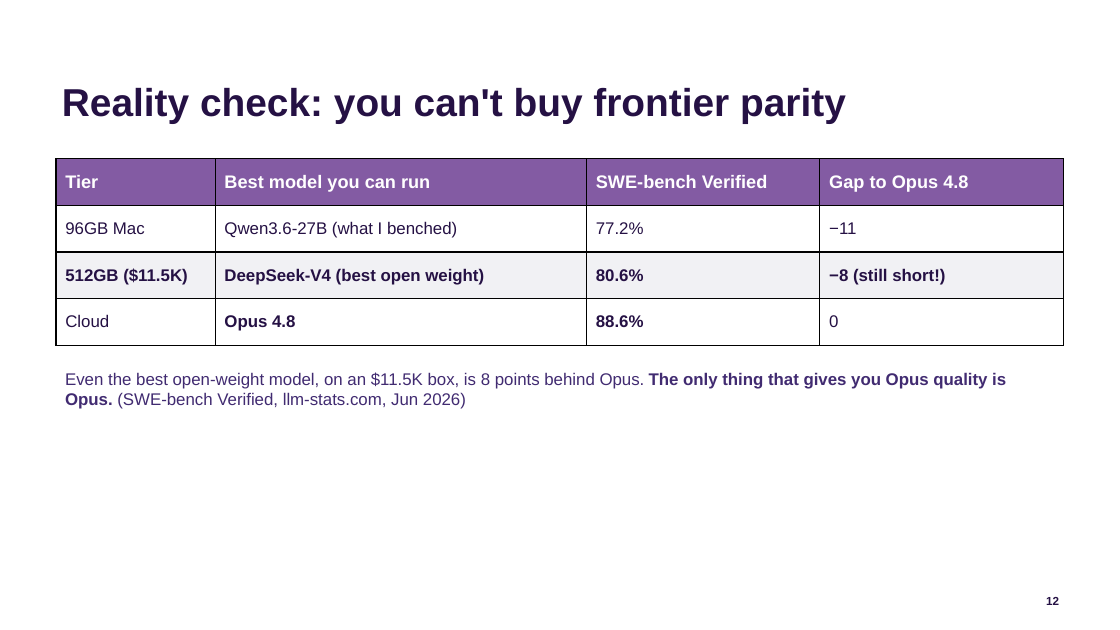
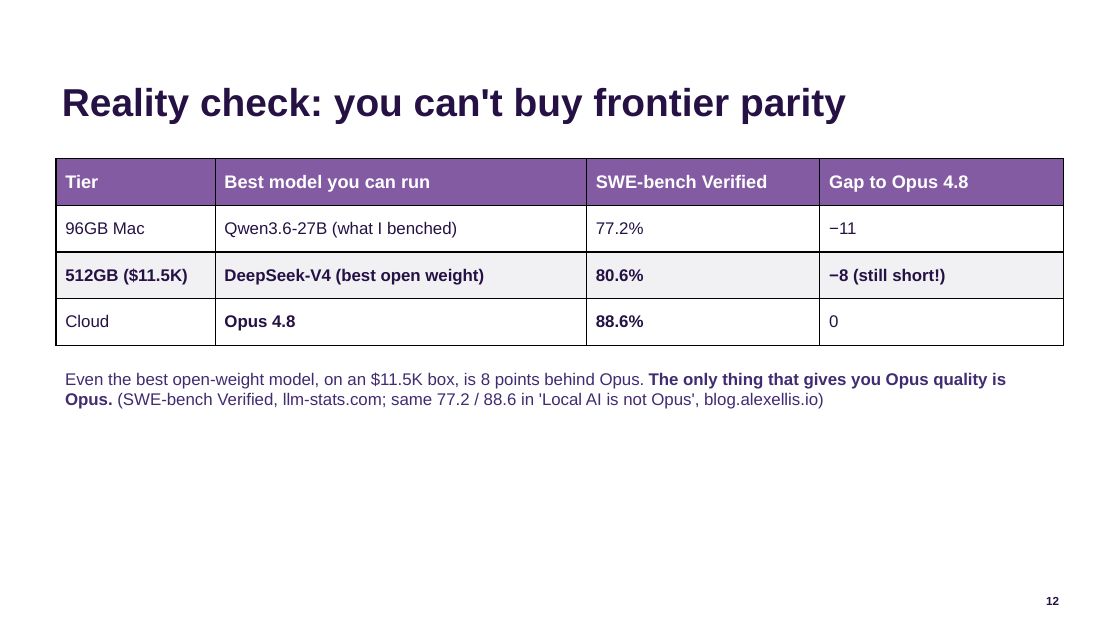
Before and after one commit to jconnolly/local-llm-pi5, a slide deck: slide 12 of local-llm-datasociety.pptx. Drawn at 1120x630 pixels with LibreOffice and Linux fonts; fonts in the diff are those of the drawing; background and template pictures are left out. Boxes give left, top, right and bottom in pixels: in the first picture for what was removed or moved away, otherwise in the second. Text is boxed around its words. In the diff, an @@ line names an element or a change of style, - is before the commit and + after.

Commit message:
Slide 12: subtle citation to Alex Ellis 'Local AI is not Opus' (independently confirms Qwen3.6-27B 77.2 vs Opus 88.6)

```diff
--- a/local-llm-datasociety.pptx
+++ b/local-llm-datasociety.pptx
@@ text at (65,372,1006,409): text changed @@
-Even the best open-weight model, on an $11.5K box, is 8 points behind Opus. The only thing that gives you Opus quality is Opus. (SWE-bench Verified, llm-stats.com, Jun 2026)
+Even the best open-weight model, on an $11.5K box, is 8 points behind Opus. The only thing that gives you Opus quality is Opus. (SWE-bench Verified, llm-stats.com; same 77.2 / 88.6 in 'Local AI is not Opus', blog.alexellis.io)
```
Also in this commit, not shown: 3 other files.
